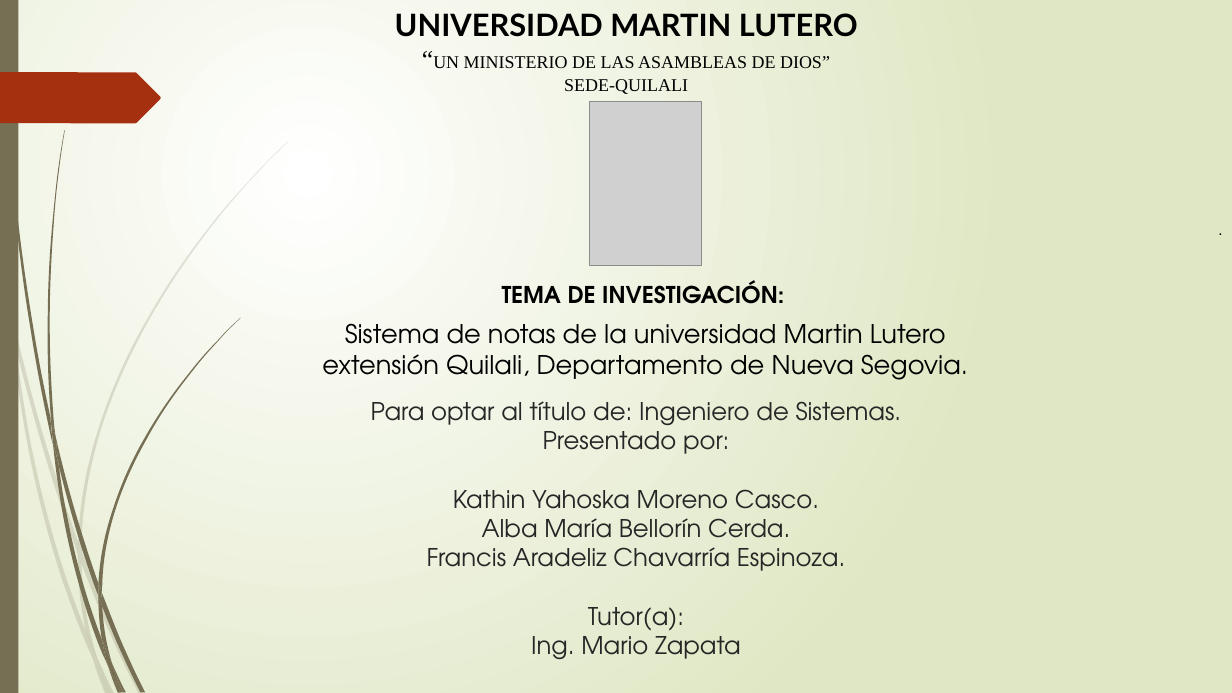
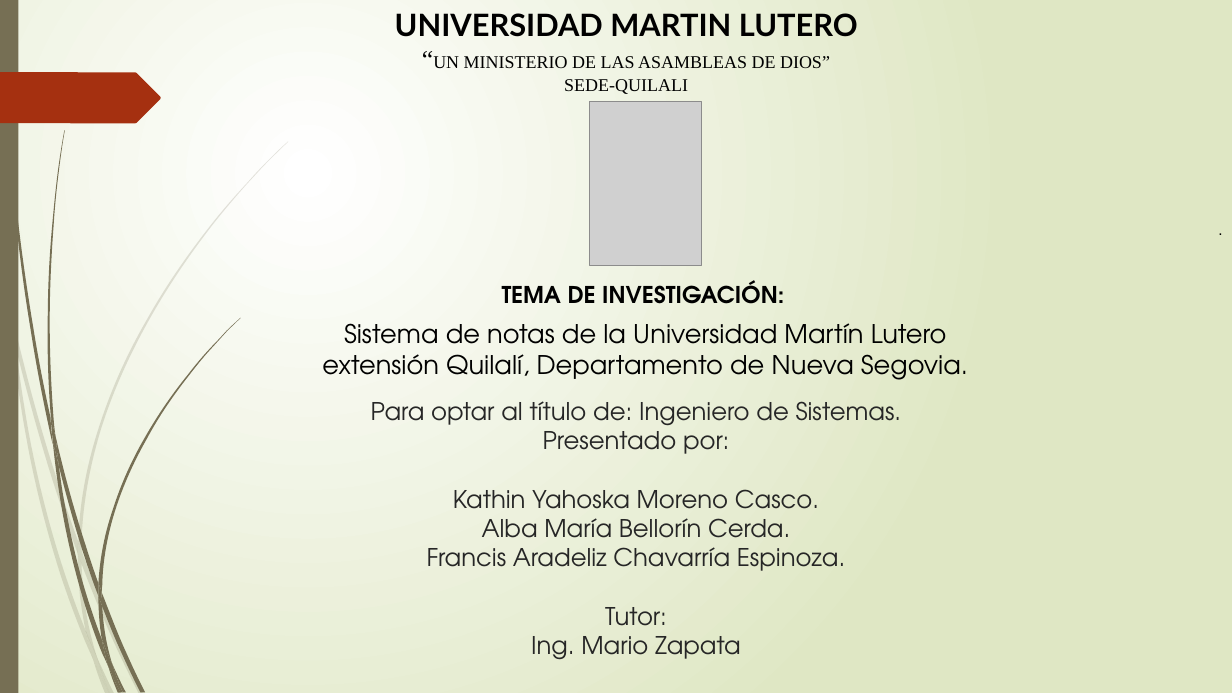
Before and after one commit to francha23/sistema-de-notas, a slide deck: slide 2 of Presentacion/El principio de la sabiduría es el temor.pptx. Drawn at 1232x693 pixels with LibreOffice and Linux fonts; fonts in the diff are those of the drawing; grey boxes stand for pictures. Boxes give left, top, right and bottom in pixels: in the first picture for what was removed or moved away, otherwise in the second. Text is boxed around its words. In the diff, an @@ line names an element or a change of style, - is before the commit and + after.

```diff
--- a/Presentacion/El principio de la sabiduría es el temor.pptx
+++ b/Presentacion/El principio de la sabiduría es el temor.pptx
@@ text at [322, 323, 968, 380]: text changed @@
-Sistema de notas de la universidad Martin Lutero extensión Quilali, Departamento de Nueva Segovia.
+Sistema de notas de la Universidad Martín Lutero extensión Quilalí, Departamento de Nueva Segovia.
@@ title at [371, 401, 902, 660]: text changed @@
-Para optar al título de: Ingeniero de Sistemas.
-Presentado por:
-Kathin Yahoska Moreno Casco.
-Alba María Bellorín Cerda.
-Francis Aradeliz Chavarría Espinoza.
-Tutor(a):
-Ing. Mario Zapata
+Para optar al título de: Ingeniero de Sistemas.
+Presentado por:
+Kathin Yahoska Moreno Casco.
+Alba María Bellorín Cerda.
+Francis Aradeliz Chavarría Espinoza.
+Tutor:
+Ing. Mario Zapata
```
Also in this commit, not shown: 6 other slides changed, 2 slides added.
